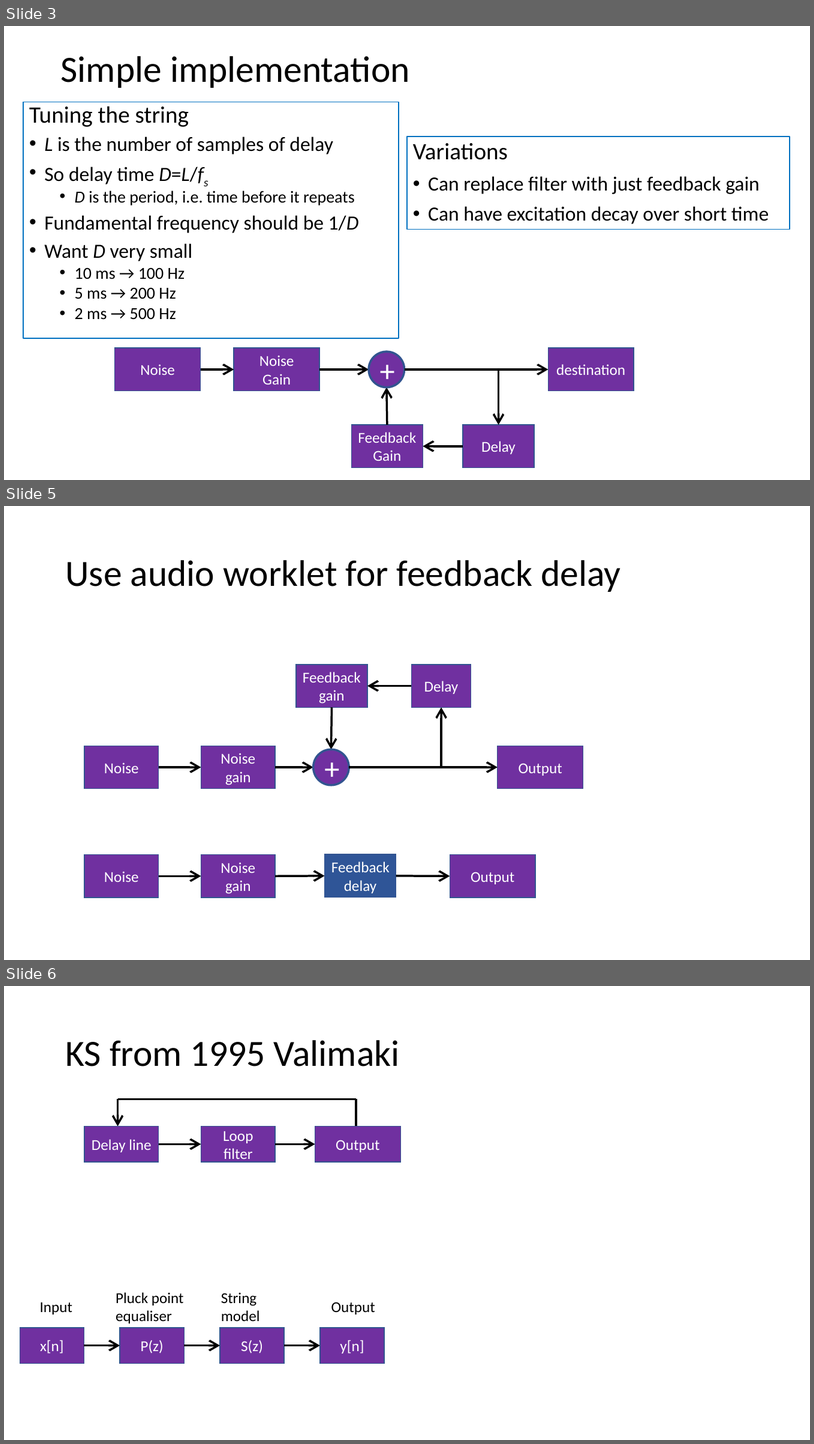
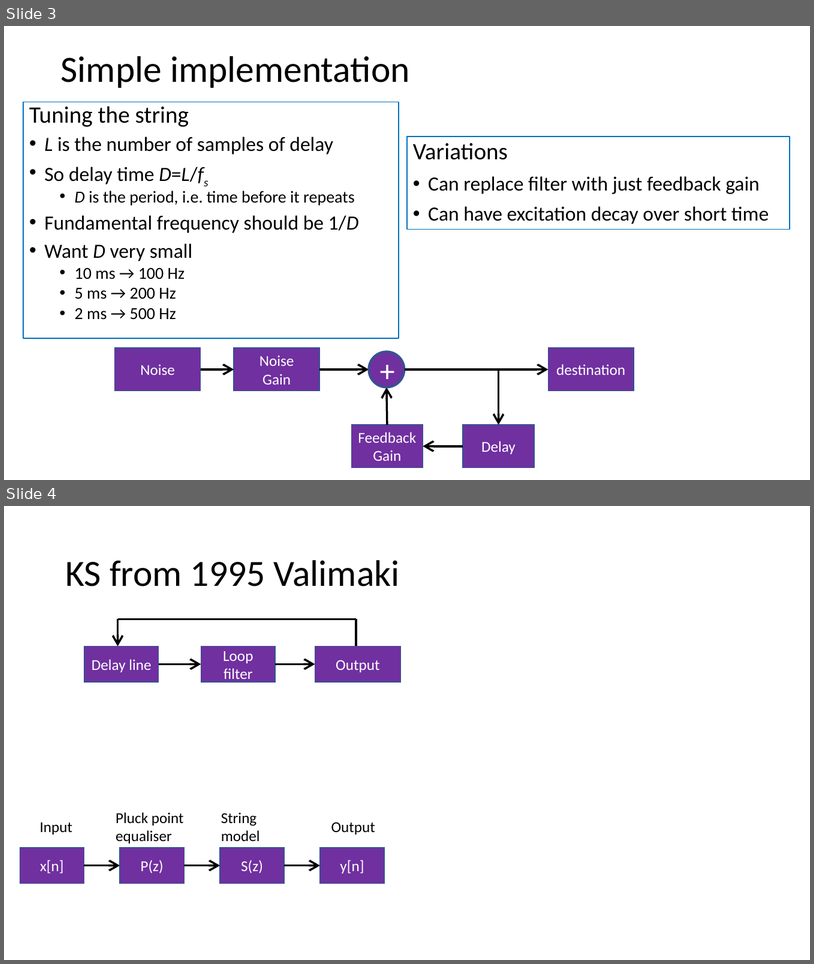
Before and after one commit to joshreiss/digital-waveguides-review, a slide deck: Figures and settings.pptx. Shown one above the other, each under a label of ours: slides 3, 5 and 6 before the commit, slides 3 and 4 after it; the slides between them are not shown. The pictures are 814x1444 and 814x964 pixels, drawn with LibreOffice and Linux fonts; fonts in the diff are those of the drawing. Boxes give left, top, right and bottom in pixels: in the first picture for what was removed or moved away, otherwise in the second. Text is boxed around its words. In the diff, an @@ line names an element or a change of style, - is before the commit and + after.

```diff
--- a/Figures and settings.pptx
+++ b/Figures and settings.pptx
@@ slide 5 removed at <box>4,506,810,960</box>, background #FFFFFF @@
@@ title removed at <box>65,560,621,592</box> @@
-Use audio worklet for feedback delay
@@ rectangle removed at <box>296,664,368,708</box> @@
-Feedbackgain
@@ rectangle removed at <box>412,664,471,708</box> @@
-Delay
@@ arrow removed from (412, 685) to (368, 685) @@
@@ arrow removed from (332, 708) to (331, 749) @@
@@ arrow removed from (441, 768) to (441, 708) @@
@@ rectangle removed at <box>84,745,159,789</box> @@
-Noise
@@ rectangle removed at <box>201,745,276,789</box> @@
-Noise gain
@@ ellipse removed at <box>314,749,350,785</box> @@
-+
@@ rectangle removed at <box>498,745,584,789</box> @@
-Output
@@ arrow removed from (159, 768) to (201, 768) @@
@@ arrow removed from (276, 768) to (314, 768) @@
@@ arrow removed from (350, 768) to (498, 768) @@
@@ rectangle removed at <box>84,855,159,897</box> @@
-Noise
@@ rectangle removed at <box>201,855,276,897</box> @@
-Noise gain
@@ rectangle removed at <box>324,855,396,897</box> @@
-Feedbackdelay
@@ rectangle removed at <box>450,855,536,897</box> @@
-Output
@@ arrow removed from (159, 876) to (201, 876) @@
@@ arrow removed from (276, 876) to (324, 876) @@
@@ arrow removed from (396, 876) to (450, 876) @@
@@ what was slide 6 is now slide 4 @@
```
Also in this commit, not shown: 3 other slides removed, 38 other files.
